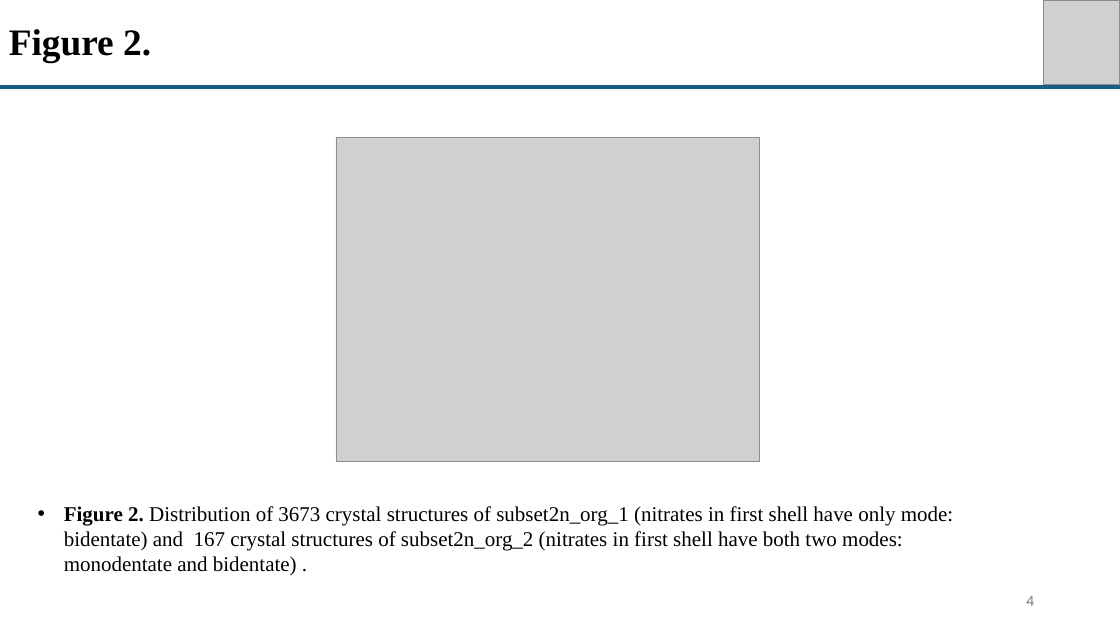
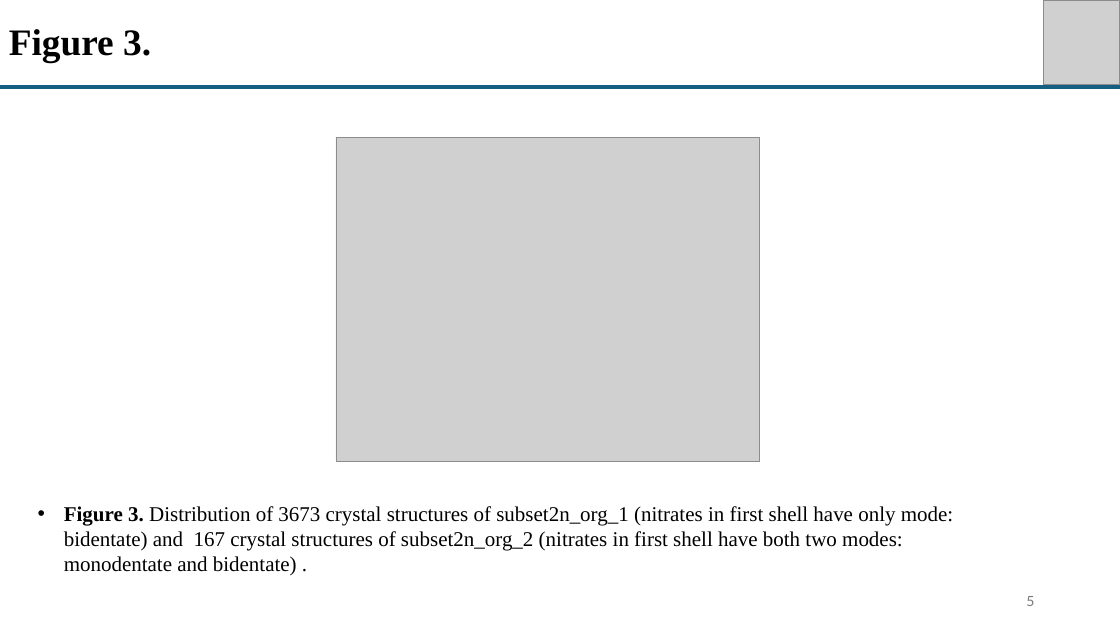
Before and after one commit to sheinlee/nitrate_and_water_in_csd, a slide deck: slide 5 of Figure in paper 2.pptx (slide 4 before the commit). Drawn at 1120x630 pixels with LibreOffice and Linux fonts; fonts in the diff are those of the drawing; grey boxes stand for pictures. Boxes give left, top, right and bottom in pixels: in the first picture for what was removed or moved away, otherwise in the second. Text is boxed around its words. In the diff, an @@ line names an element or a change of style, - is before the commit and + after.

```diff
--- a/Figure in paper 2.pptx
+++ b/Figure in paper 2.pptx
@@ title at [9, 29, 151, 62]: text changed @@
-Figure 2.
+Figure 3.
@@ text at [64, 506, 953, 576]: text changed @@
-• Figure 2. Distribution of 3673 crystal structures of subset2n_org_1 (nitrates in first shell have only mode: bidentate) and 167 crystal structures of subset2n_org_2 (nitrates in first shell have both two modes: monodentate and bidentate) .
+• Figure 3. Distribution of 3673 crystal structures of subset2n_org_1 (nitrates in first shell have only mode: bidentate) and 167 crystal structures of subset2n_org_2 (nitrates in first shell have both two modes: monodentate and bidentate) .
@@ page number at [1026, 596, 1034, 606]: text changed @@
-4
+5
```
Also in this commit, not shown: 6 other slides changed, 2 slides added, 7 other files.
